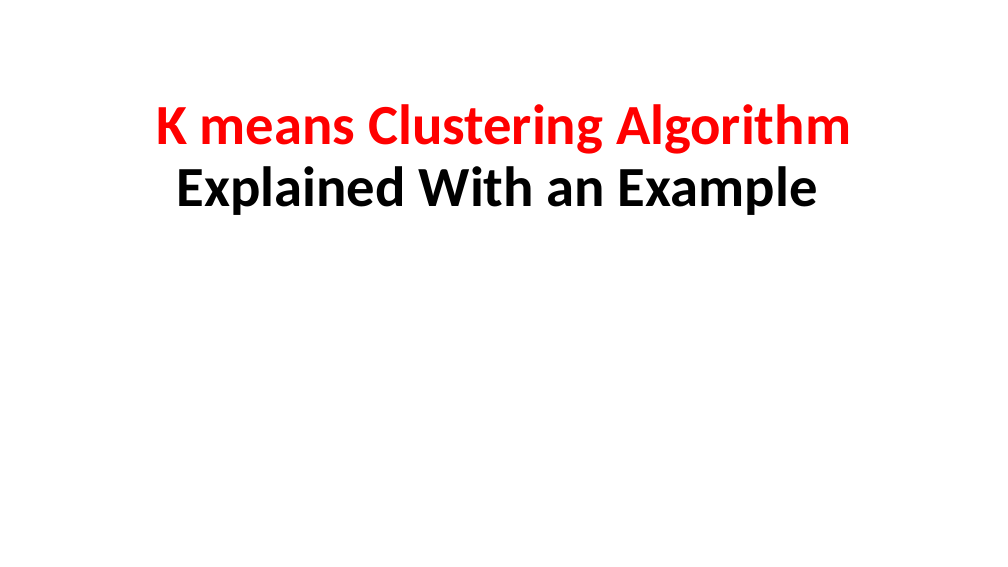
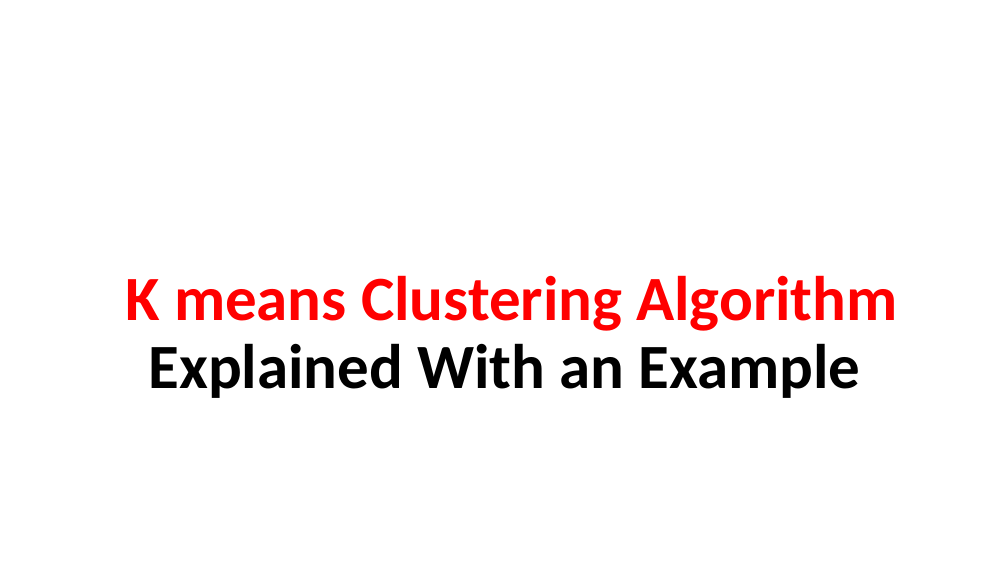
Before and after one commit to pronad1/Academic_PSTU_CSE, a slide deck: slide 1 of 7th Semester/CCE-411_Algorithm Engineering/Algo Mid murad sir part/K means Clustering 21-7-26-1.pptx. Drawn at 1008x567 pixels with LibreOffice and Linux fonts; fonts in the diff are those of the drawing. Boxes give left, top, right and bottom in pixels: in the first picture for what was removed or moved away, otherwise in the second. Text is boxed around its words. In the diff, an @@ line names an element or a change of style, - is before the commit and + after.

```diff
--- a/7th Semester/CCE-411_Algorithm Engineering/Algo Mid murad sir part/K means Clustering 21-7-26-1.pptx
+++ b/7th Semester/CCE-411_Algorithm Engineering/Algo Mid murad sir part/K means Clustering 21-7-26-1.pptx
@@ title "K means Clustering Algorithm Explained ...": place and size @@
-title "K means Clustering Algorithm Explained ..." at box(156, 104, 851, 215)
+title "K means Clustering Algorithm Explained ..." at box(125, 275, 897, 398)
@@ title "K means Clustering Algorithm Explained ..." at box(125, 275, 897, 398): size 54 to 60 pt @@
```
Also in this commit, not shown: 3 other files.
